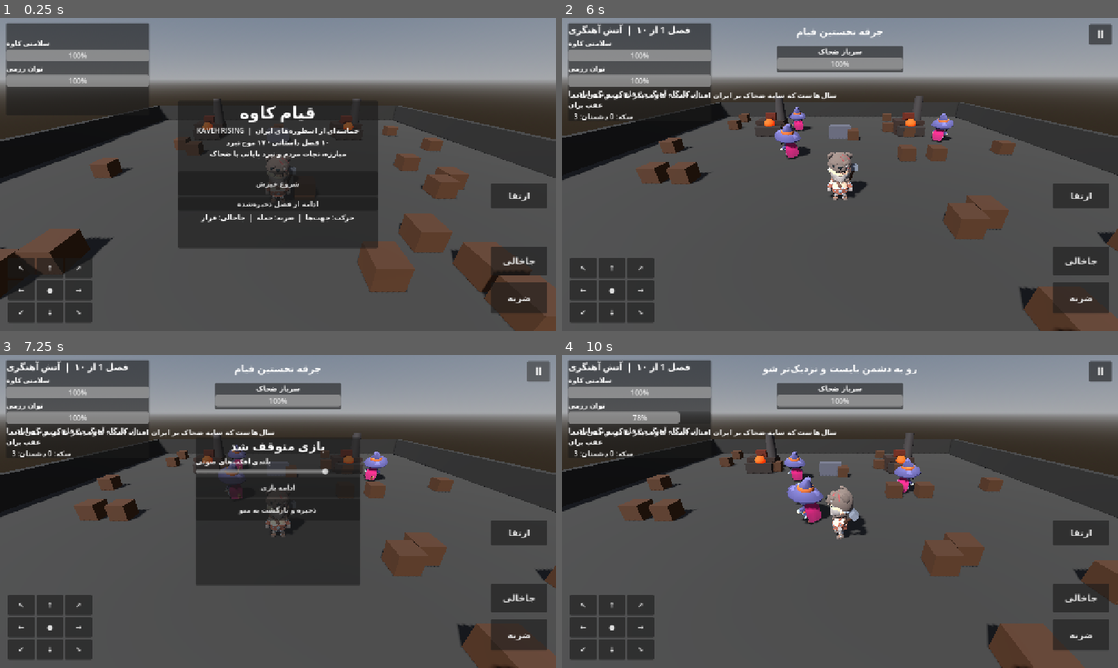
Above: before the commit, frames 1-4 (two rows, left to right).
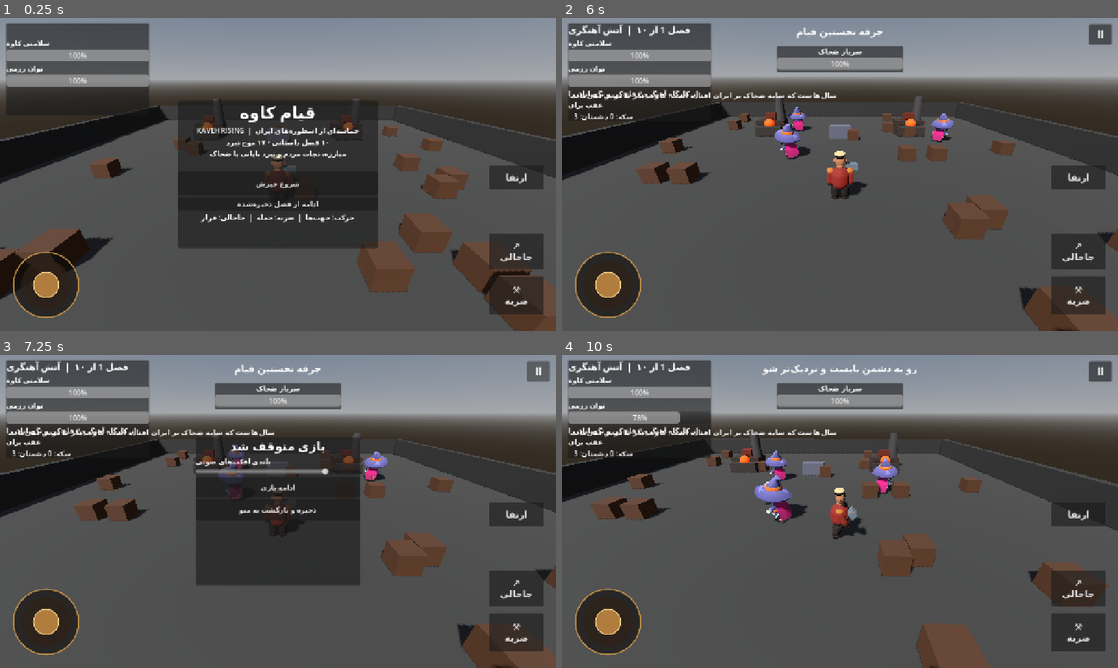
Above: after the commit, the same moments.

Repository: iman2pyman/Kaveh-Rising
Game: Godot game, scene res://Main.tscn
The game is run twice, just before and just after one commit, with the same random seed, the same clock (stepped at 60 frames per second) and the same inputs.
Inputs (mouse positions are in pixels of both pictures, inside the frame that each line leads up to):
- Up to frame 1 (0.25 s): no input
- Up to frame 2 (6 s): click "ارتقا" at 0.5 s; click "ضربه" (after the commit: "⚒ ضربه") at 1.25 s; click "جاخالی" (after the commit: "↗ جاخالی") at 2 s; click (584, 268) at 2.75 s, where only the run before the commit has a clickable "↖"; click (612, 268) at 3.5 s, where only the run before the commit has a clickable "↑"; click (639, 268) at 4.25 s, where only the run before the commit has a clickable "↗"; click (584, 290) at 5 s, where only the run before the commit has a clickable "←"; click "شروع خیزش" at 5.75 s
- Up to frame 3 (7.25 s): click "Ⅱ" at 6.5 s
- Up to frame 4 (10 s): click (612, 627) at 7.25 s, where only the run before the commit has a clickable "●"; click "ادامه بازی" at 8 s; click (639, 627) at 8.75 s, where only the run before the commit has a clickable "→"; tap Enter at 9.5 s; move the mouse to (962, 495) at 9.52 s; hold D from 9.53 s (still down); tap Shift at 9.6 s; click (962, 495) at 9.67 s; tap Space at 9.77 s

The runs differ from the first frame. In frame 1, 4.0% of the frame differs, in the area x 1-99%, y 43-98%; in frame 2, 4.9%; in frame 3, 4.4%; in frame 4, 18%, in the area x 0-100%, y 24-100%.

Commit message:
Create a custom Kaveh blacksmith model and analog mobile controls

Diff:
--- a/GodotProject/scripts/game.gd
+++ b/GodotProject/scripts/game.gd
@@ -385,98 +385,158 @@
 	add_child(player)
 
 func _make_humanoid(body: CharacterBody3D, hero: bool, tunic: Color, armor: Color, size: float) -> void:
-	if _attach_rigged_model(body, hero, size):
-		return
-	var visual: Node3D = Node3D.new()
+	if hero:
+		_make_kaveh_visual(body, size)
+		return
+	if _attach_rigged_model(body, false, size):
+		return
+	_make_generic_guard(body, tunic, armor, size)
+
+func _add_capsule_part(parent: Node3D, part_name: String, pos: Vector3, radius: float, height: float, material: Material) -> MeshInstance3D:
+	var part := MeshInstance3D.new()
+	part.name = part_name
+	var mesh := CapsuleMesh.new()
+	mesh.radius = radius
+	mesh.height = height
+	part.mesh = mesh
+	part.position = pos
+	part.material_override = material
+	parent.add_child(part)
+	return part
+
+func _add_sphere_part(parent: Node3D, part_name: String, pos: Vector3, dimensions: Vector3, material: Material) -> MeshInstance3D:
+	var part := MeshInstance3D.new()
+	part.name = part_name
+	var mesh := SphereMesh.new()
+	mesh.radius = 0.5
+	mesh.height = 1.0
+	part.mesh = mesh
+	part.position = pos
+	part.scale = dimensions
+	part.material_override = material
+	parent.add_child(part)
+	return part
+
+func _make_kaveh_visual(body: CharacterBody3D, size: float) -> void:
+	# Purpose-built human blacksmith silhouette; the hero no longer uses the generic Barbarian FBX.
+	var visual := Node3D.new()
 	visual.name = "Visual"
 	visual.scale = Vector3.ONE * size
 	body.add_child(visual)
-	var torso := MeshInstance3D.new()
-	var capsule := CapsuleMesh.new()
-	capsule.radius = 0.43
-	capsule.height = 1.05
-	torso.mesh = capsule
-	torso.position.y = 1.05
-	torso.material_override = _mat(tunic)
-	visual.add_child(torso)
-	var chest := MeshInstance3D.new()
-	var chest_mesh := BoxMesh.new()
-	chest_mesh.size = Vector3(0.68,0.28,0.16)
-	chest.mesh = chest_mesh
-	chest.position = Vector3(0,1.25,-0.34)
-	chest.material_override = _mat(armor)
-	visual.add_child(chest)
-	var head := MeshInstance3D.new()
-	var sphere := SphereMesh.new()
-	sphere.radius = 0.29
-	sphere.height = 0.58
-	head.mesh = sphere
-	head.position.y = 1.82
-	head.material_override = _mat(Color(0.69,0.48,0.34))
-	visual.add_child(head)
-	var helmet := MeshInstance3D.new()
-	var helm_mesh := SphereMesh.new()
-	helm_mesh.radius = 0.33
-	helm_mesh.height = 0.35
-	helmet.mesh = helm_mesh
-	helmet.position.y = 2.02
-	helmet.material_override = _mat(Color(0.48,0.35,0.16) if hero else Color(0.12,0.15,0.20))
-	visual.add_child(helmet)
-	var beard := MeshInstance3D.new()
-	var beard_mesh := BoxMesh.new()
-	beard_mesh.size = Vector3(0.27,0.34,0.16)
-	beard.mesh = beard_mesh
-	beard.position = Vector3(0,1.56,-0.24)
-	beard.material_override = _mat(Color(0.12,0.07,0.04))
-	visual.add_child(beard)
+	var skin := _mat(Color(0.63,0.39,0.25))
+	var hair := _mat(Color(0.075,0.045,0.035))
+	var beard_mat := _mat(Color(0.10,0.055,0.035))
+	var linen := _mat(Color(0.72,0.62,0.43))
+	var tunic_mat := _mat(Color(0.48,0.12,0.075))
+	var leather := _mat(Color(0.20,0.105,0.055))
+	var dark_leather := _mat(Color(0.105,0.075,0.055))
+	var bronze := _mat(Color(0.58,0.36,0.12),Color(0.12,0.055,0.012))
+	var iron := _mat(Color(0.34,0.38,0.40))
+	var eye_mat := _mat(Color(0.035,0.025,0.02))
+	_add_capsule_part(visual,"LinenTunic",Vector3(0,1.12,0),0.43,1.12,tunic_mat)
+	_add_capsule_part(visual,"Neck",Vector3(0,1.72,0),0.16,0.32,skin)
+	_add_sphere_part(visual,"Face",Vector3(0,1.99,-0.015),Vector3(0.48,0.61,0.42),skin)
+	for side in [-1,1]:
+		_add_sphere_part(visual,"Ear"+str(side),Vector3(float(side)*0.245,1.99,-0.005),Vector3(0.12,0.18,0.12),skin)
+		_add_sphere_part(visual,"Eye"+str(side),Vector3(float(side)*0.105,2.035,-0.205),Vector3(0.055,0.045,0.035),eye_mat)
+		var brow := _add_capsule_part(visual,"Brow"+str(side),Vector3(float(side)*0.105,2.105,-0.205),0.035,0.13,hair)
+		brow.rotation.z = float(side)*-0.12
+		var moustache := _add_sphere_part(visual,"Moustache"+str(side),Vector3(float(side)*0.075,1.865,-0.225),Vector3(0.17,0.075,0.09),beard_mat)
+		moustache.rotation.z = float(side)*-0.15
+	_add_sphere_part(visual,"BeardJaw",Vector3(0,1.78,-0.17),Vector3(0.34,0.28,0.22),beard_mat)
+	_add_capsule_part(visual,"LongBeard",Vector3(0,1.61,-0.16),0.15,0.42,beard_mat)
+	_add_sphere_part(visual,"HairCap",Vector3(0,2.22,0.025),Vector3(0.49,0.24,0.46),hair)
+	_add_sphere_part(visual,"HeadWrap",Vector3(0,2.30,0.015),Vector3(0.53,0.19,0.48),linen)
+	var wrap_band := _add_capsule_part(visual,"HeadWrapBand",Vector3(0,2.24,-0.02),0.245,0.12,bronze)
+	wrap_band.scale = Vector3(1.0,0.65,0.86)
+	var apron := MeshInstance3D.new()
+	var apron_mesh := BoxMesh.new()
+	apron_mesh.size = Vector3(0.62,0.82,0.12)
+	apron.mesh = apron_mesh
+	apron.position = Vector3(0,0.99,-0.39)
+	apron.material_override = leather
+	visual.add_child(apron)
+	var belt := MeshInstance3D.new()
+	var belt_mesh := BoxMesh.new()
+	belt_mesh.size = Vector3(0.82,0.12,0.48)
+	belt.mesh = belt_mesh
+	belt.position = Vector3(0,0.82,0)
+	belt.material_override = dark_leather
+	visual.add_child(belt)
+	var buckle := MeshInstance3D.new()
+	var buckle_mesh := BoxMesh.new()
+	buckle_mesh.size = Vector3(0.16,0.15,0.055)
+	buckle.mesh = buckle_mesh
+	buckle.position = Vector3(0,0.82,-0.255)
+	buckle.material_override = bronze
+	visual.add_child(buckle)
+	var strap := MeshInstance3D.new()
+	var strap_mesh := BoxMesh.new()
+	strap_mesh.size = Vector3(0.12,0.88,0.08)
+	strap.mesh = strap_mesh
+	strap.position = Vector3(-0.19,1.30,-0.35)
+	strap.rotation.z = -0.32
+	strap.material_override = dark_leather
+	visual.add_child(strap)
+	for side in [-1,1]:
+		var shoulder := _add_sphere_part(visual,"ShoulderGuard"+str(side),Vector3(float(side)*0.43,1.48,0),Vector3(0.34,0.24,0.34),bronze)
+		shoulder.rotation.z = float(side)*0.12
 	var parts := {}
 	for side in [-1,1]:
 		var arm_pivot := Node3D.new()
-		arm_pivot.position = Vector3(float(side)*0.53,1.42,0)
+		arm_pivot.name = "arm"+str(side)
+		arm_pivot.position = Vector3(float(side)*0.49,1.43,0)
 		visual.add_child(arm_pivot)
-		var arm := MeshInstance3D.new()
-		var arm_mesh := CapsuleMesh.new()
-		arm_mesh.radius = 0.16
-		arm_mesh.height = 0.82
-		arm.mesh = arm_mesh
-		arm.position.y = -0.34
-		arm.material_override = _mat(tunic)
-		arm_pivot.add_child(arm)
+		_add_capsule_part(arm_pivot,"UpperArm",Vector3(0,-0.27,0),0.15,0.67,tunic_mat)
+		var bracer := _add_capsule_part(arm_pivot,"IronBracer",Vector3(0,-0.58,-0.01),0.145,0.30,leather)
+		bracer.rotation.z = float(side)*0.08
+		_add_sphere_part(arm_pivot,"BracerRivet",Vector3(0,-0.57,-0.14),Vector3(0.055,0.055,0.035),bronze)
 		var leg_pivot := Node3D.new()
-		leg_pivot.position = Vector3(float(side)*0.23,0.72,0)
+		leg_pivot.name = "leg"+str(side)
+		leg_pivot.position = Vector3(float(side)*0.23,0.67,0)
 		visual.add_child(leg_pivot)
-		var leg := MeshInstance3D.new()
-		var leg_mesh := CapsuleMesh.new()
-		leg_mesh.radius = 0.19
-		leg_mesh.height = 0.78
-		leg.mesh = leg_mesh
-		leg.position.y = -0.34
-		leg.material_override = _mat(armor)
-		leg_pivot.add_child(leg)
+		_add_capsule_part(leg_pivot,"Trousers",Vector3(0,-0.24,0),0.19,0.70,dark_leather)
+		var boot := _add_capsule_part(leg_pivot,"Boot",Vector3(0,-0.55,-0.055),0.19,0.30,leather)
+		boot.scale = Vector3(1.0,0.8,1.3)
 		parts["arm"+str(side)] = arm_pivot
 		parts["leg"+str(side)] = leg_pivot
-	if hero:
-		hero_visual = visual
-		hero_parts = parts
-		hammer = Node3D.new()
-		hammer.position = Vector3(0.53,1.12,-0.25)
-		visual.add_child(hammer)
-		var handle := MeshInstance3D.new()
-		var handle_mesh := CylinderMesh.new()
-		handle_mesh.height = 0.95
-		handle_mesh.top_radius = 0.055
-		handle_mesh.bottom_radius = 0.07
-		handle.mesh = handle_mesh
-		handle.rotation.z = -0.35
-		handle.material_override = _mat(Color(0.25,0.13,0.06))
-		hammer.add_child(handle)
-		var head_part := MeshInstance3D.new()
-		var head_box := BoxMesh.new()
-		head_box.size = Vector3(0.58,0.28,0.3)
-		head_part.mesh = head_box
-		head_part.position.y = 0.45
-		head_part.material_override = _mat(Color(0.43,0.45,0.48))
-		hammer.add_child(head_part)
+	hero_visual = visual
+	hero_parts = parts
+	hammer = Node3D.new()
+	hammer.name = "SmithHammer"
+	hammer.position = Vector3(0.52,1.12,-0.22)
+	visual.add_child(hammer)
+	var handle := _add_capsule_part(hammer,"AshHandle",Vector3(0,0.03,0),0.055,0.94,_mat(Color(0.20,0.10,0.045)))
+	handle.rotation.z = -0.22
+	var hammer_head := MeshInstance3D.new()
+	var hammer_mesh := BoxMesh.new()
+	hammer_mesh.size = Vector3(0.56,0.27,0.30)
+	hammer_head.mesh = hammer_mesh
+	hammer_head.position = Vector3(0,0.49,0)
+	hammer_head.material_override = iron
+	hammer.add_child(hammer_head)
+	for side in [-1,1]:
+		_add_sphere_part(hammer,"HammerCollar"+str(side),Vector3(float(side)*0.19,0.49,0),Vector3(0.07,0.31,0.32),bronze)
+
+func _make_generic_guard(body: CharacterBody3D, tunic: Color, armor: Color, size: float) -> void:
+	var visual := Node3D.new()
+	visual.name = "Visual"
+	visual.scale = Vector3.ONE * size
+	body.add_child(visual)
+	_add_capsule_part(visual,"GuardTorso",Vector3(0,1.05,0),0.40,1.05,_mat(tunic))
+	_add_sphere_part(visual,"GuardHead",Vector3(0,1.82,0),Vector3(0.48,0.58,0.42),_mat(Color(0.58,0.37,0.25)))
+	_add_sphere_part(visual,"GuardHelmet",Vector3(0,2.05,0),Vector3(0.56,0.32,0.48),_mat(armor))
+	for side in [-1,1]:
+		var arm := Node3D.new()
+		arm.name = "arm"+str(side)
+		arm.position = Vector3(float(side)*0.50,1.38,0)
+		visual.add_child(arm)
+		_add_capsule_part(arm,"Arm",Vector3(0,-0.32,0),0.15,0.72,_mat(tunic))
+		var leg := Node3D.new()
+		leg.name = "leg"+str(side)
+		leg.position = Vector3(float(side)*0.22,0.68,0)
+		visual.add_child(leg)
+		_add_capsule_part(leg,"Leg",Vector3(0,-0.30,0),0.18,0.74,_mat(armor))
 
 func _attach_rigged_model(body: CharacterBody3D, hero: bool, size: float) -> bool:
 	var model_path := "res://assets/characters/Barbarian.fbx" if hero else "res://assets/characters/Mage.fbx"
@@ -652,31 +712,23 @@
 	return bar
 
 func _make_controls() -> void:
-	var pad := GridContainer.new()
-	pad.columns = 3
-	pad.set_anchors_preset(Control.PRESET_BOTTOM_LEFT)
-	pad.position = Vector2(18,-168)
-	hud.add_child(pad)
-	var entries := [
-		["↖",Vector2(-1,-1)],["↑",Vector2(0,-1)],["↗",Vector2(1,-1)],
-		["←",Vector2(-1,0)],["●",Vector2.ZERO],["→",Vector2(1,0)],
-		["↙",Vector2(-1,1)],["↓",Vector2(0,1)],["↘",Vector2(1,1)]
-	]
-	for entry in entries:
-		var b := Button.new()
-		b.text = entry[0]
-		b.custom_minimum_size = Vector2(62,47)
-		b.button_down.connect(_press_dir.bind(entry[1]))
-		b.button_up.connect(_release_dir.bind(entry[1]))
-		pad.add_child(b)
-	var hit := _control_button("ضربه",Vector2(-150,-112),Vector2(130,72))
+	var joystick_script = load("res://scripts/virtual_joystick.gd")
+	var joystick = joystick_script.new()
+	joystick.name = "MovementJoystick"
+	joystick.set_anchors_preset(Control.PRESET_BOTTOM_LEFT)
+	joystick.position = Vector2(24,-188)
+	joystick.custom_minimum_size = Vector2(164,164)
+	joystick.size = Vector2(164,164)
+	joystick.vector_changed.connect(_set_joystick_vector)
+	hud.add_child(joystick)
+	var hit := _control_button("⚒\nضربه",Vector2(-154,-126),Vector2(126,88))
 	hit.pressed.connect(_attack)
-	var dodge := _control_button("جاخالی",Vector2(-150,-194),Vector2(130,66))
+	var dodge := _control_button("↗\nجاخالی",Vector2(-154,-224),Vector2(126,82))
 	dodge.pressed.connect(_dodge)
-	interact_button = _control_button("آزادسازی",Vector2(-150,-270),Vector2(130,60))
+	interact_button = _control_button("آزادسازی",Vector2(-154,-314),Vector2(126,58))
 	interact_button.pressed.connect(_interact)
 	interact_button.hide()
-	upgrade_button = _control_button("ارتقا",Vector2(-150,-340),Vector2(130,58))
+	upgrade_button = _control_button("ارتقا",Vector2(-154,-380),Vector2(126,54))
 	upgrade_button.pressed.connect(_open_upgrade_menu)
 	pause_button = Button.new()
 	pause_button.text = "Ⅱ"
@@ -688,6 +740,9 @@
 	pause_button.pressed.connect(_toggle_pause)
 	hud.add_child(pause_button)
 	pause_button.hide()
+
+func _set_joystick_vector(value: Vector2) -> void:
+	move = value
 
 func _control_button(caption: String, pos: Vector2, size: Vector2) -> Button:
 	var b := Button.new()
